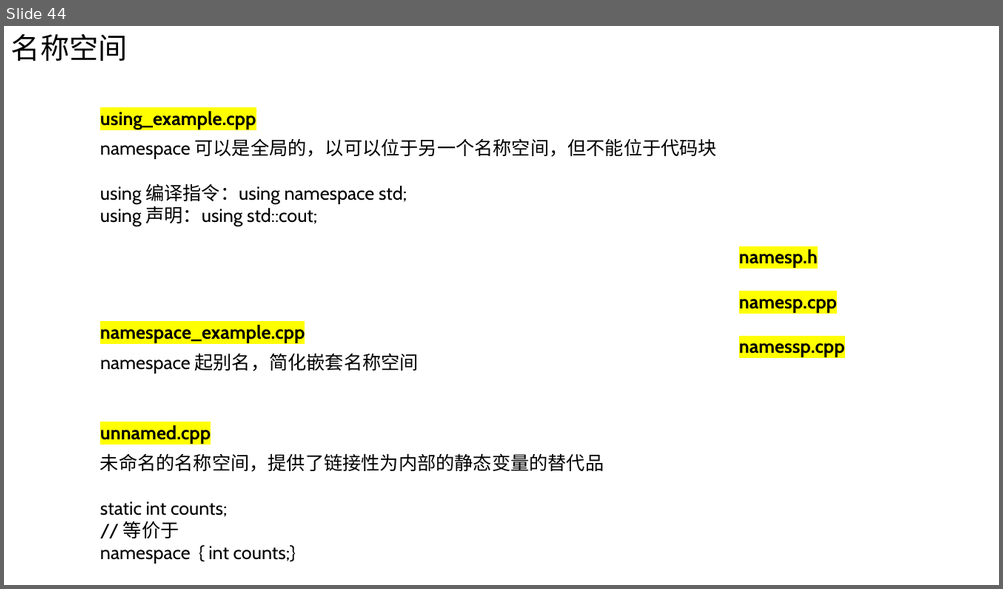
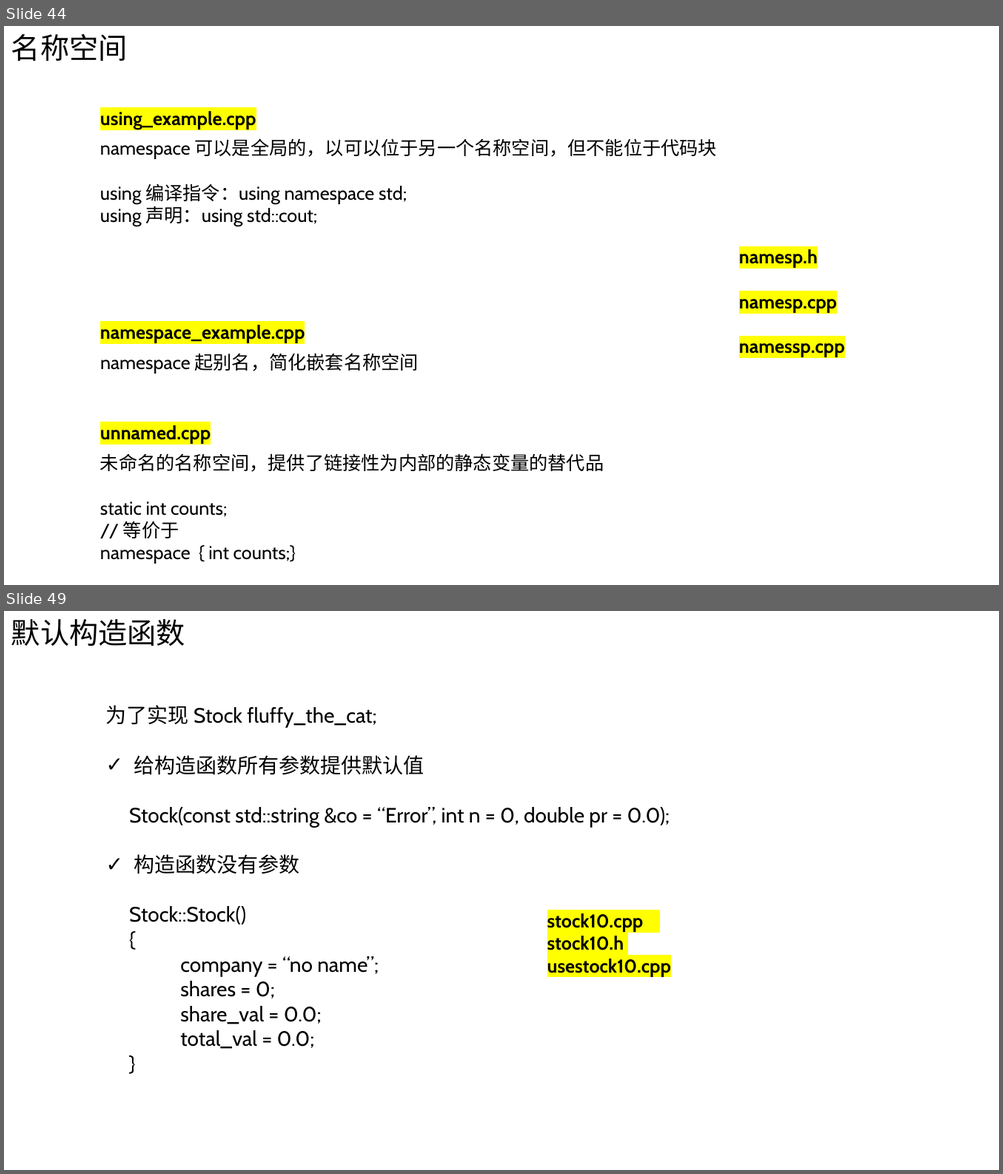
Before and after one commit to Chao200/CPP_Primer_Plus, a slide deck: C++ Primer Plus.pptx. Shown one above the other, each under a label of ours: slide 44 before the commit, slides 44 and 49 after it; the slides between them are not shown. The pictures are 1003x589 and 1003x1174 pixels, drawn with LibreOffice and Linux fonts; fonts in the diff are those of the drawing. Boxes give left, top, right and bottom in pixels: in the first picture for what was removed or moved away, otherwise in the second. Text is boxed around its words. In the diff, an @@ line names an element or a change of style, - is before the commit and + after.

```diff
--- a/C++ Primer Plus.pptx
+++ b/C++ Primer Plus.pptx
@@ slide 49 added at bbox=[4, 611, 999, 1170], background #FFFFFF @@
@@ text added at bbox=[11, 619, 185, 646], 28 pt, text #000000 @@
+默认构造函数
@@ text added at bbox=[106, 705, 669, 1049], 20 pt, text #000000 @@
+为了实现 Stock fluffy_the_cat;
+✓ 给构造函数所有参数提供默认值
+Stock(const std::string &co = “Error”, int n = 0, double pr = 0.0);
+✓ 构造函数没有参数
+Stock::Stock()
+{
+company = “no name”;
+shares = 0;
+share_val = 0.0;
+total_val = 0.0;
+}
@@ text added at bbox=[547, 914, 671, 977], 18 pt, text #000000, bold @@
+stock10.cpp
+stock10.h
+usestock10.cpp
```
Also in this commit, not shown: 1 slide changed, 9 other slides added, 1 slide removed.
